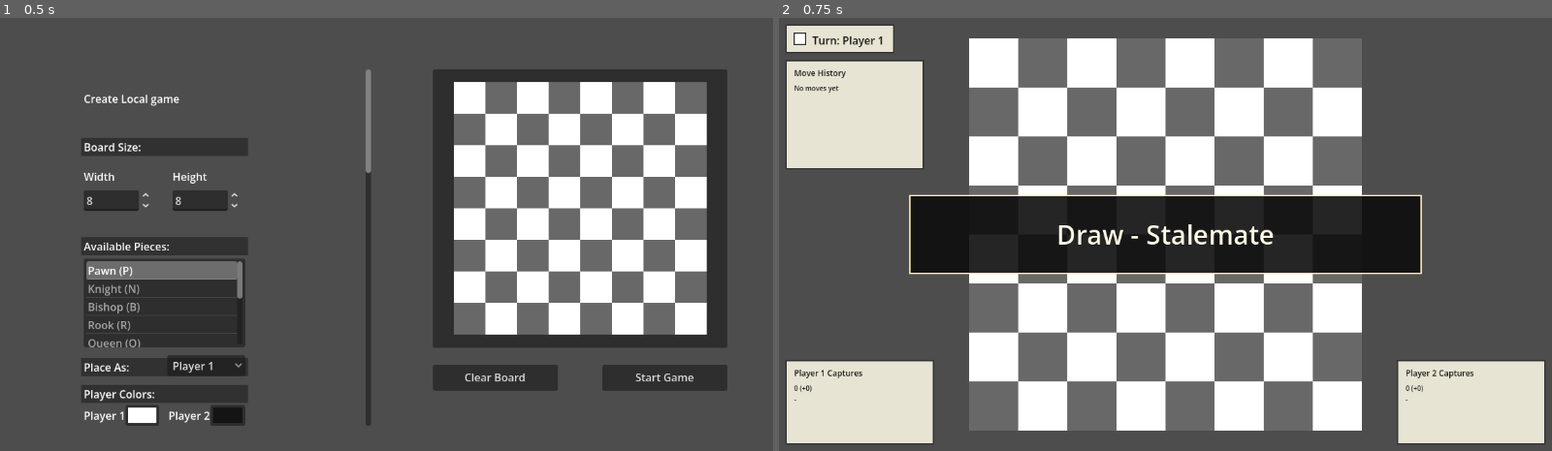
Above: before the commit, frames 1-2 (left to right).
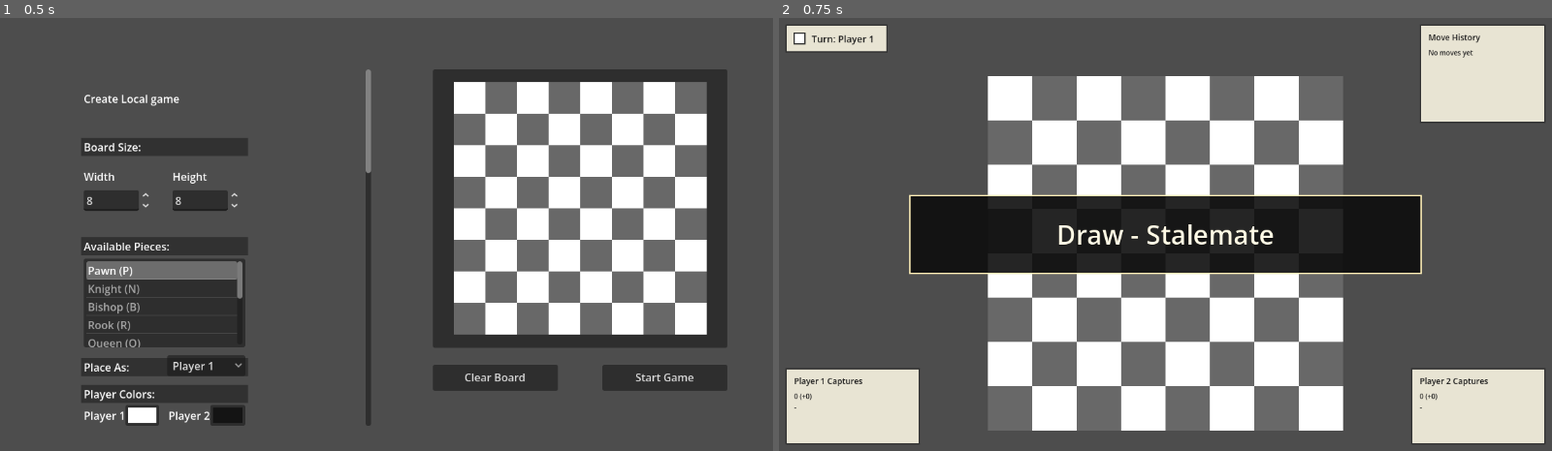
Above: after the commit, the same moments.

Repository: LeoHolman/chesslike
Game: Godot game, scene res://Scenes/LocalGameMenu.tscn
The game is run twice, just before and just after one commit, with the same random seed, the same clock (stepped at 60 frames per second) and the same inputs.
Inputs:
- Up to frame 1 (0.5 s): no input
- Up to frame 2 (0.75 s): click "Start Game" at 0.5 s

Frame 1 is identical in both runs. In frame 2, 30% of the frame differs, in the area x 0-100%, y 1-99%.

Commit message:
style: make in game feedback (e.g. checks) more obvious

Diff:
--- a/Scripts/local_game.gd
+++ b/Scripts/local_game.gd
@@ -433,15 +433,16 @@
 	_draw_highlights()
 	_draw_pieces()
 	_draw_drop_piece_drag_preview()
-	var next_hud_position = _draw_turn_indicator()
+	_draw_turn_indicator()
+	_draw_status_feedback_banner()
 	if piece_dropping_enabled:
 		_draw_drop_pool_panels()
 	else:
 		_draw_captured_pieces_panels()
-	_draw_move_history_panel(next_hud_position)
+	_draw_move_history_panel()
 	_draw_game_over_banner()
 
-func _draw_turn_indicator() -> Vector2:
+func _draw_turn_indicator() -> void:
 	var font_size = _hud_font_size(0.22, 13, 24)
 	var swatch_size = clampf(tile_size * 0.24, 14.0, 24.0)
 	var indicator_position = Vector2(
@@ -480,17 +481,61 @@
 	turn_label.mouse_filter = Control.MOUSE_FILTER_IGNORE
 	add_child(turn_label)
 
-	if status_message != "" and not game_over:
-		var status_label = Label.new()
-		status_label.text = status_message
-		status_label.position = indicator_position + Vector2(TURN_INDICATOR_PADDING, indicator_size.y + 2.0)
-		status_label.add_theme_font_size_override("font_size", _hud_font_size(0.15, 11, 16))
-		status_label.add_theme_color_override("font_color", Color(0.25, 0.08, 0.08))
-		status_label.mouse_filter = Control.MOUSE_FILTER_IGNORE
-		add_child(status_label)
-		return indicator_position + Vector2(0.0, indicator_size.y + 24.0 + HUD_PANEL_SPACING)
-
-	return indicator_position + Vector2(0.0, indicator_size.y + HUD_PANEL_SPACING)
+func _draw_status_feedback_banner() -> void:
+	if status_message == "" or game_over:
+		return
+
+	var viewport_size = get_viewport_rect().size
+	var panel_width = clampf(viewport_size.x * 0.42, 240.0, 520.0)
+	var panel_height = clampf(viewport_size.y * 0.075, 42.0, 76.0)
+	var panel_position = Vector2(
+		(viewport_size.x - panel_width) * 0.5,
+		TURN_INDICATOR_PADDING
+	)
+	var banner_style = _status_feedback_style(status_message)
+
+	var background = ColorRect.new()
+	background.position = panel_position
+	background.size = Vector2(panel_width, panel_height)
+	background.color = banner_style.get("background", Color(0.22, 0.08, 0.08, 0.9))
+	background.mouse_filter = Control.MOUSE_FILTER_IGNORE
+	add_child(background)
+
+	add_child(_create_colored_border(panel_position, Vector2(panel_width, panel_height), banner_style.get("border", Color(1.0, 0.82, 0.64, 1.0))))
+
+	var feedback_label = Label.new()
+	feedback_label.position = panel_position + Vector2(10.0, 4.0)
+	feedback_label.size = Vector2(panel_width - 20.0, panel_height - 8.0)
+	feedback_label.horizontal_alignment = HORIZONTAL_ALIGNMENT_CENTER
+	feedback_label.vertical_alignment = VERTICAL_ALIGNMENT_CENTER
+	feedback_label.autowrap_mode = TextServer.AUTOWRAP_WORD_SMART
+	feedback_label.text = status_message
+	feedback_label.add_theme_font_size_override("font_size", _hud_font_size(0.2, 15, 26))
+	feedback_label.add_theme_color_override("font_color", banner_style.get("text", Color(1.0, 0.96, 0.9, 1.0)))
+	feedback_label.add_theme_constant_override("outline_size", 2)
+	feedback_label.add_theme_color_override("font_outline_color", Color(0.0, 0.0, 0.0, 1.0))
+	feedback_label.mouse_filter = Control.MOUSE_FILTER_IGNORE
+	add_child(feedback_label)
+
+func _status_feedback_style(message: String) -> Dictionary:
+	var lower_message = message.to_lower()
+	if lower_message.find("check") != -1:
+		return {
+			"background": Color(0.42, 0.12, 0.08, 0.92),
+			"border": Color(1.0, 0.78, 0.44, 1.0),
+			"text": Color(1.0, 0.95, 0.84, 1.0)
+		}
+	if lower_message.find("limit") != -1 or lower_message.find("blocked") != -1:
+		return {
+			"background": Color(0.46, 0.08, 0.08, 0.92),
+			"border": Color(1.0, 0.62, 0.62, 1.0),
+			"text": Color(1.0, 0.9, 0.9, 1.0)
+		}
+	return {
+		"background": Color(0.08, 0.2, 0.36, 0.9),
+		"border": Color(0.66, 0.84, 1.0, 1.0),
+		"text": Color(0.92, 0.97, 1.0, 1.0)
+	}
 
 
 func _draw_captured_pieces_panels() -> void:
@@ -643,7 +688,7 @@
 				valid_squares.append(square)
 	return valid_squares
 
-func _draw_move_history_panel(panel_position: Vector2) -> void:
+func _draw_move_history_panel() -> void:
 	var recent_moves: Array[String] = []
 	if move_history.is_empty():
 		recent_moves.append("No moves yet")
@@ -662,6 +707,10 @@
 	if _is_tiny_board():
 		panel_width = clampf(panel_width, 168.0, min(viewport_size.x * 0.30, 240.0))
 		panel_height = clampf(panel_height, 88.0, min(viewport_size.y * 0.26, 150.0))
+	var panel_position = Vector2(
+		viewport_size.x - panel_width - TURN_INDICATOR_PADDING,
+		TURN_INDICATOR_PADDING
+	)
 	_draw_hud_panel(
 		panel_position,
 		Vector2(panel_width, panel_height),
@@ -751,9 +800,11 @@
 	return clampf(max(base_reserve, viewport_size.x * 0.18), 160.0, 240.0)
 
 func _hud_top_reserve_height(viewport_size: Vector2) -> float:
-	if board_width > 4 and board_height > 4:
-		return viewport_size.y * BOARD_MARGIN_RATIO
-	return clampf(max(74.0, viewport_size.y * 0.12), 68.0, 130.0)
+	var baseline_reserve = viewport_size.y * BOARD_MARGIN_RATIO
+	if board_width <= 4 or board_height <= 4:
+		baseline_reserve = clampf(max(74.0, viewport_size.y * 0.12), 68.0, 130.0)
+	var banner_reserve = clampf(max(88.0, viewport_size.y * 0.12), 88.0, 150.0)
+	return max(baseline_reserve, banner_reserve)
 
 func _hud_bottom_reserve_height(viewport_size: Vector2) -> float:
 	if board_width > 4 and board_height > 4:
Not shown, changed: ideas.md
